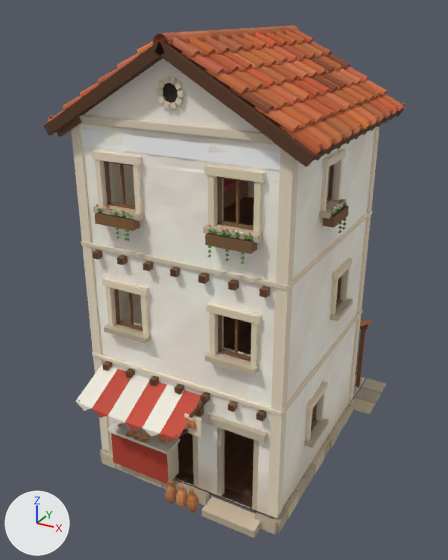
The glTF model godot/assets/kit/houses/artisan_3_3.glb: old version first, new version second.
The view is the same before and after, from a 50 mm lens placed at (4.83, -9.27, 8.01), pointed at (-0.22, -0.07, 3.42). Lighting does not change. The marker at lower left points along +X, +Y and +Z. The older version comes first. Vertices at exactly the same position are counted once.

Before the edit, the objects in view are built like this:
```python
me_frieze = bpy.data.meshes.new('Frieze')
me_frieze.from_pydata(...)  # 4 vertices, 2 faces; spans x -1.74..1.74, y -1.96, z 6.08..6.32
me_frieze.materials.append(mat_friezemat)  # picture img_civ_white
me_house = bpy.data.meshes.new('House')
me_house.from_pydata(...)  # 7758 vertices, 10730 faces; spans x -2.22..2.23, y -2.72..3.27, z -0.02..7.71
me_house.materials.append(mat_civkit)
me_walls = bpy.data.meshes.new('Walls')
me_walls.from_pydata(...)  # 1763 vertices, 3054 faces; spans x -1.81..1.81, y -1.96..1.96, z 0.24..7.58
me_walls.materials.append(mat_civplaster)
ob_frieze = bpy.data.objects.new('Frieze', me_frieze)
ob_frieze.location = (0.0, 0.0, 0.0)
ob_house = bpy.data.objects.new('House', me_house)
ob_house.location = (0.0, 0.0, 0.0)
ob_walls = bpy.data.objects.new('Walls', me_walls)
ob_walls.location = (0.0, 0.0, 0.0)
# also in view: 'Rooms' at (0.0, 0.01, 3.91)
```
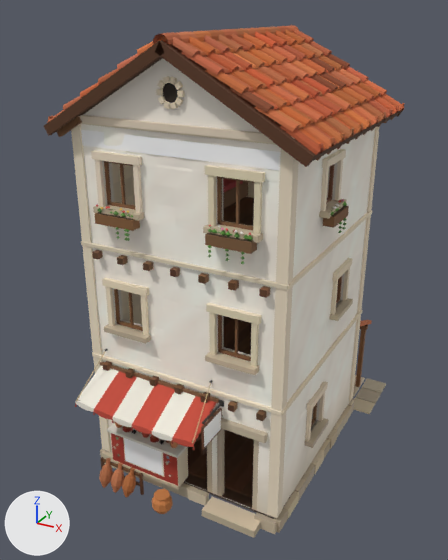
Where the change shows, as pixel boxes [x1, y1, x2, y2] in the pictures (448 x 560 px; the box of a moved part takes in the faces that stretch with it):
part 1 of me_house, moved or reshaped: before [193, 415, 199, 488]; after [207, 441, 212, 493]
part 2 of me_house, added: after [111, 459, 179, 490]
part 3 of me_house, added: after [123, 438, 164, 477]
part 4 of me_house, deleted (brown): before [165, 402, 206, 513]
part 5 of me_house, built on: before [76, 365, 202, 481]; after [75, 348, 224, 514]
part 6 of me_house, recoloured: before [112, 434, 168, 484]; after [112, 434, 178, 486]
part 7 of me_house, edited (looks the same): [57, 116, 394, 519] in both
part 8 of me_walls, moved or reshaped: before [175, 129, 374, 509]; after [186, 129, 374, 509]

Diff of the bpy script that builds the scene:
```diff
--- a/godot/assets/kit/houses/artisan_3_3.glb.py
+++ b/godot/assets/kit/houses/artisan_3_3.glb.py
@@ mat_civcloth @@
+mat_civcloth = bpy.data.materials.new('CivCloth')
+# uses the picture img_civ_white
@@ mat_civwood @@
+mat_civwood = bpy.data.materials.new('CivWood')
+# uses the picture img_civ_white
@@ mat_civsign @@
+mat_civsign = bpy.data.materials.new('CivSign')
+# uses the picture img_civ_white
@@ me_house @@
 # used by ob_house; location = (0.0, 0.0, 0.0)
-me_house.from_pydata(...)  # 7758 vertices, 10730 faces; spans x -2.22..2.23, y -2.72..3.27, z -0.02..7.71
+me_house.from_pydata(...)  # 10600 vertices, 15700 faces; spans x -2.22..2.23, y -2.74..3.27, z -0.02..7.71
+# me_house part 1: the loose piece of 8 vertices spanning x 0.2..0.3, y -1.95..-1.83, z 0.24..1.86 is moved by (0.28, 0.0, 0.0)
+# me_house part 2: a new loose piece, a box spanning x -1.46..0.012, y -2.17..-2.13, z 0.24..0.3, in mat_civkit
+# me_house part 3: a new loose piece, a box spanning x -1.154..-0.294, y -2.145..-2.139, z 0.3834..0.9734, in mat_civkit
+# me_house part 4: 17 loose pieces with 305 vertices, spanning x -1.29..0.57, y -2.45..-1.95, z 0.0..2.16, are deleted
+# me_house part 5: 13 vertices moved from x -1.3..0.43, y -2.22..-1.79, z 0.24..2.1 to x -1.51..0.71, y -2.19..-1.79, z 0.24..2.14; 254 vertices removed from x -1.64..0.63, y -2.72..-1.95, z 1.01..2.22; 3164 vertices added at x -1.67..0.81, y -2.74..-0.96, z 0.0..2.56
+# me_house part 6: 2 kept faces spanning x -1.44..-0.01, y -2.14, z 0.24..0.96 get new vertex colours; the middle colour goes from red #b53f2d to red #a8392a
+# me_house part 7: 1560 faces spanning x -2.07..2.07, y -2.71..2.95, z 0.0..6.53 switch from mat_civkit to mat_civwood
+# other edits to the shape of me_house do not show in these pictures
+me_house.materials.append(mat_civcloth)
+me_house.materials.append(mat_civsign)
@@ me_walls @@
 # used by ob_walls; location = (0.0, 0.0, 0.0)
-me_walls.from_pydata(...)  # 1763 vertices, 3054 faces; spans x -1.81..1.81, y -1.96..1.96, z 0.24..7.58
+me_walls.from_pydata(...)  # 1757 vertices, 3042 faces; spans x -1.81..1.81, y -1.96..1.96, z 0.24..7.58
+# me_walls part 8: 633 vertices moved within x -1.81..1.81, y -1.96..1.96, z 0.24..6.54; 32 vertices removed from x -1.5..1.5, y -1.96..1.96, z 0.24..3.54; 26 vertices added at x -1.5..1.5, y -1.95..1.96, z 0.24..3.54
 me_walls.materials.append(mat_civplaster)
```
